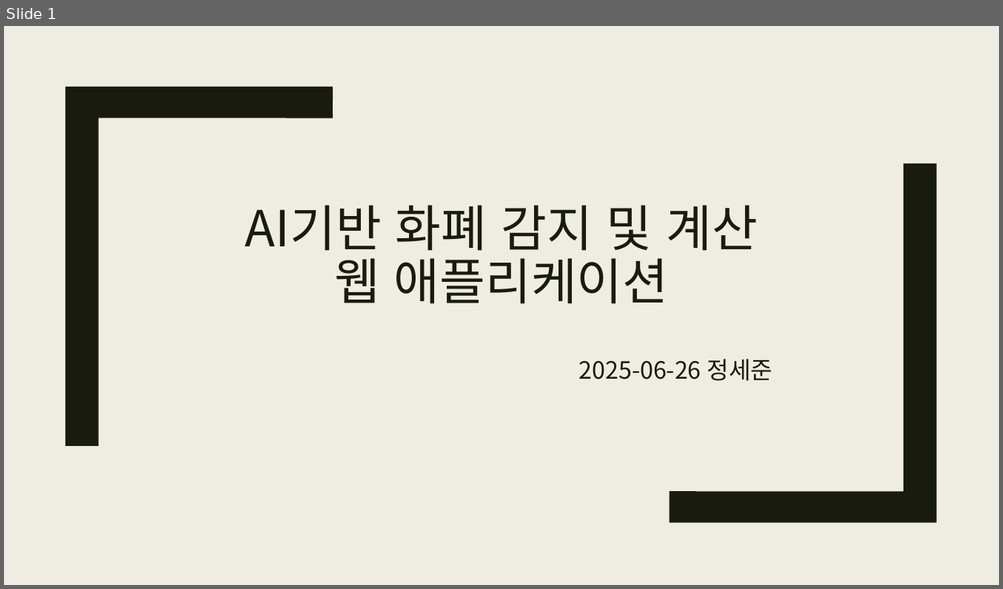
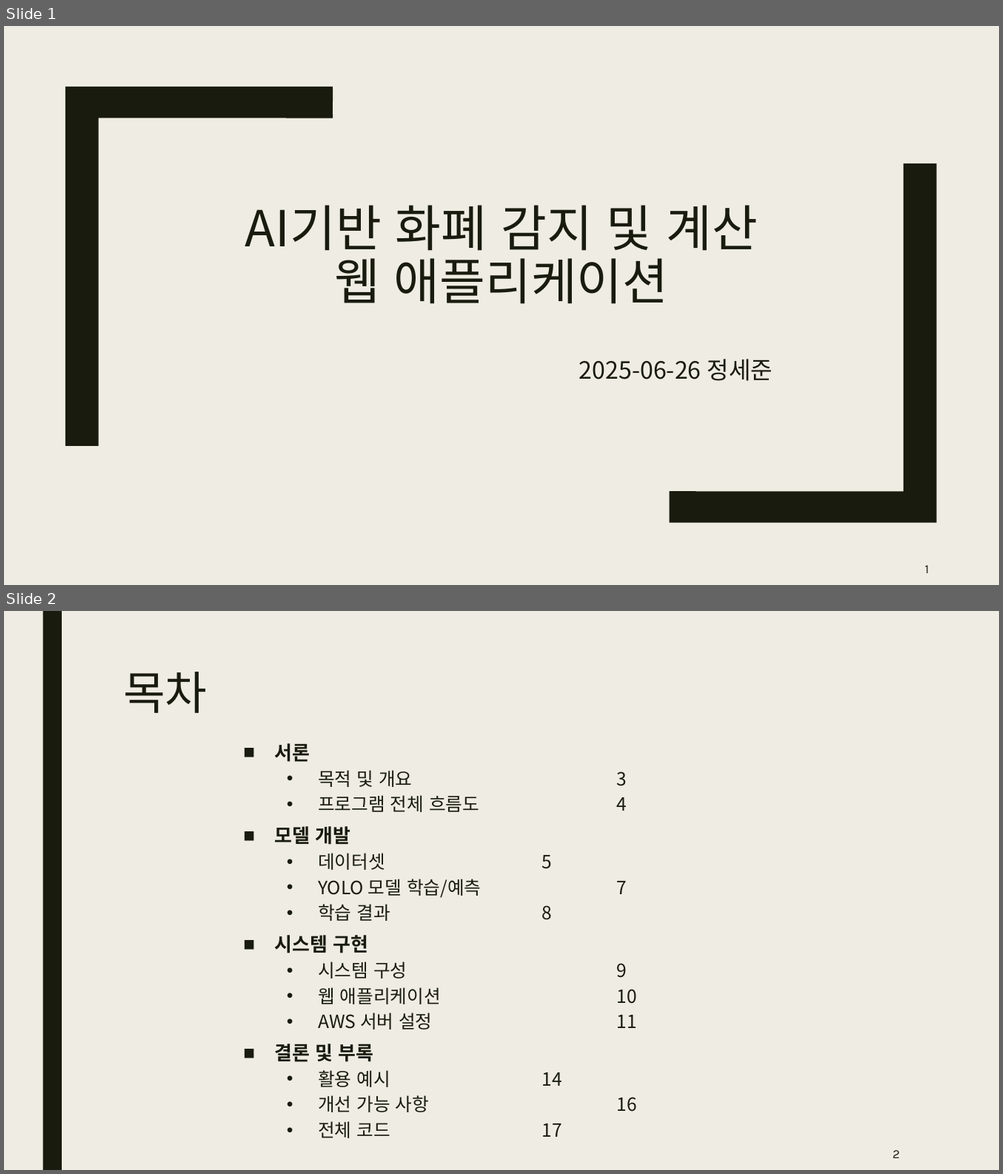
Before and after one commit to sj84900/koreanCashCounter, a slide deck: Ai기반 화폐 감지 및 계산.pptx. Shown one above the other, each under a label of ours: slide 1 before the commit, slides 1 and 2 after it. The pictures are 1003x589 and 1003x1174 pixels, drawn with LibreOffice and Linux fonts; fonts in the diff are those of the drawing. Boxes give left, top, right and bottom in pixels: in the first picture for what was removed or moved away, otherwise in the second. Text is boxed around its words. In the diff, an @@ line names an element or a change of style, - is before the commit and + after.

```diff
--- a/Ai기반 화폐 감지 및 계산.pptx
+++ b/Ai기반 화폐 감지 및 계산.pptx
@@ slide 2 added at [4,611,999,1170], background #EFEDE3 @@
@@ rectangle added at [42,611,62,1170], fill #191B0E @@
@@ title added at [123,672,207,713], 44 pt, text #191B0E @@
+목차
@@ text added at [275,743,562,1139], 17.6 pt, text #191B0E @@
+■ 서론
+  • 목적 및 개요 3
+  • 프로그램 전체 흐름도 4
+■ 모델 개발
+  • 데이터셋 5
+  • YOLO 모델 학습/예측 7
+  • 학습 결과 8
+■ 시스템 구현
+  • 시스템 구성 9
+  • 웹 애플리케이션 10
+  • AWS 서버 설정 11
+■ 결론 및 부록
+  • 활용 예시 14
+  • 개선 가능 사항 16
+  • 전체 코드 17
@@ page number added at [892,1150,899,1159], 12 pt, text #191B0E @@
+2
@@ slide 1 changed as well @@
@@ page number added at [925,565,929,574], 12 pt, text #191B0E @@
+1
```
Also in this commit, not shown: 15 other slides changed.
